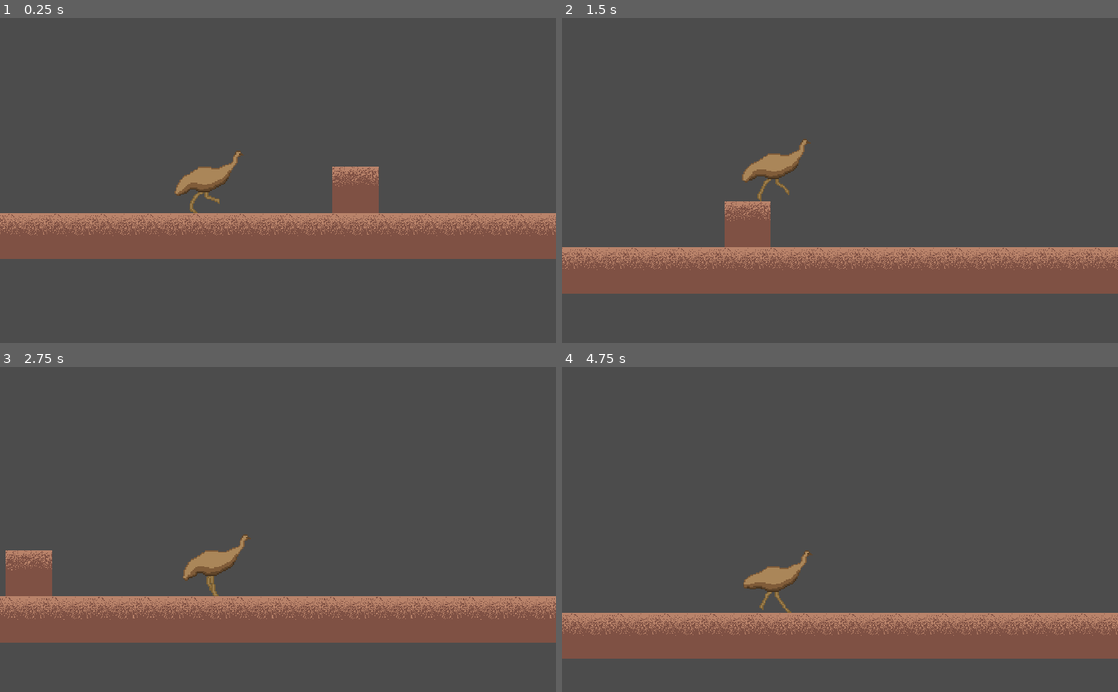
Above: before the commit, frames 1-4 (two rows, left to right).
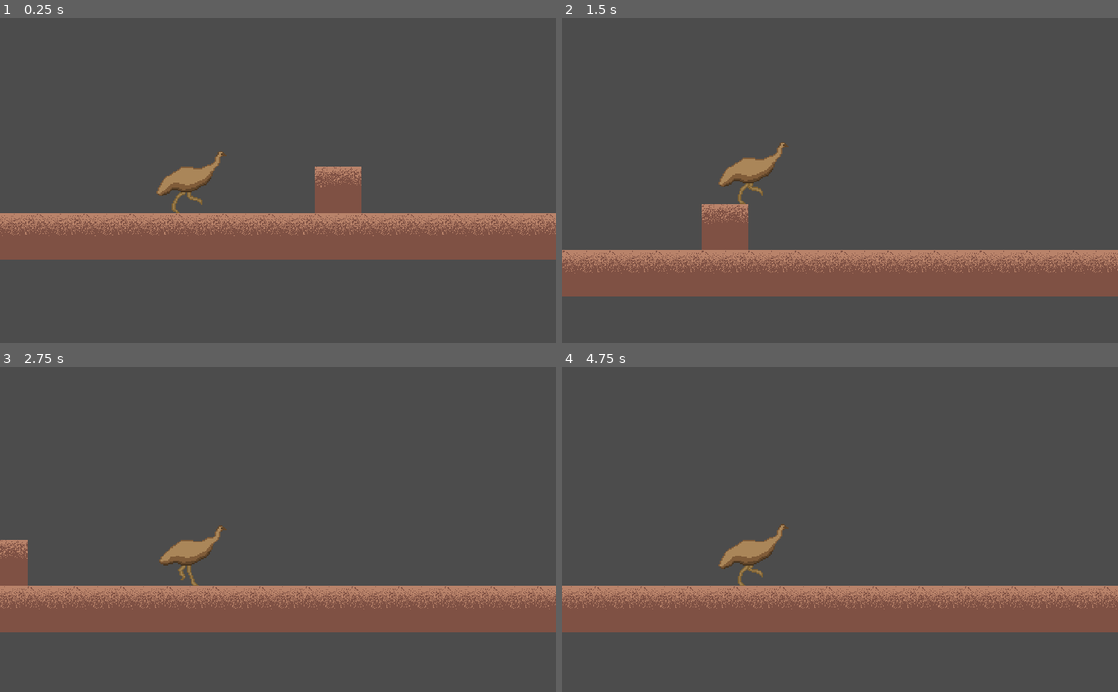
Above: after the commit, the same moments.

Repository: rpromerov/Patformer
Game: Godot game, scene res://World.tscn
Two runs of this game, one before a commit and one after it. Both use one fixed random seed, a clock stepped at 60 frames per second and the inputs below.
Inputs:
- Up to frame 1 (0.25 s): no input
- Up to frame 2 (1.5 s): hold Right (ui_right) from 0.53 s (still down); tap Up (ui_up) at 0.77 s
- Up to frame 3 (2.75 s): tap Up (ui_up) at 1.52 s; release Right (ui_right) at 2.03 s; hold Left (ui_left) from 2.03 s (still down)
- Up to frame 4 (4.75 s): release Left (ui_left) at 2.78 s; hold Right (ui_right) 2.78-4.28 s; tap Up (ui_up) at 3.02, 3.77, 4.52 s; hold Left (ui_left) from 4.28 s (still down)

The runs differ from the first frame. In frame 1, 4.3% of the frame differs, in the area x 0-100%, y 40-75%; in frame 2, 6.2%; in frame 3, 11%; in frame 4, 21%, in the area x 0-100%, y 48-90%.

Commit message:
Reutilizadas animaciones para el dash y salto

Diff:
--- a/KinematicBody2D.gd
+++ b/KinematicBody2D.gd
@@ -66,9 +66,17 @@
 	motion = move_and_slide(motion, UP)
 
 	#----ANIMATION----
-	if motion==Vector2(0,0):
+	if is_on_floor()==false:
+		get_node("AnimatedSprite").play("Falling")
+	elif motion==Vector2(0,0):
 		get_node("AnimatedSprite").play("Idle")
+	elif motion.x>190 and Input.is_action_pressed("ui_down"):
+		get_node("AnimatedSprite").play("Dashing_C")
 	elif motion!=Vector2(0,0) and Input.is_action_pressed("ui_down"):
 		get_node("AnimatedSprite").play("Crouched")
+	elif motion.x>190:
+		get_node("AnimatedSprite").play("Dashing")
 	elif motion!=Vector2(0,0):
 		get_node("AnimatedSprite").play("Running")
+
+	print (motion.x)
--- a/World.tscn
+++ b/World.tscn
@@ -7,27 +7,27 @@
 [ext_resource path="res://Player/Idle/Emu64_Idle4.png" type="Texture" id=5]
 [ext_resource path="res://Player/Idle/Emu64_Idle5.png" type="Texture" id=6]
 [ext_resource path="res://Player/Idle/Emu64_Idle6.png" type="Texture" id=7]
-[ext_resource path="res://Player/Running/Emu64_movement1.png" type="Texture" id=8]
-[ext_resource path="res://Player/Running/Emu64_movement2.png" type="Texture" id=9]
-[ext_resource path="res://Player/Running/Emu64_movement3.png" type="Texture" id=10]
-[ext_resource path="res://Player/Running/Emu64_movement4.png" type="Texture" id=11]
-[ext_resource path="res://Player/Running/Emu64_movement5.png" type="Texture" id=12]
-[ext_resource path="res://Player/Running/Emu64_movement6.png" type="Texture" id=13]
-[ext_resource path="res://Player/Running/Emu64_movement7.png" type="Texture" id=14]
-[ext_resource path="res://Player/Running/Emu64_movement8.png" type="Texture" id=15]
-[ext_resource path="res://Player/Crouched/Emu64_movement_crouched1.png" type="Texture" id=16]
-[ext_resource path="res://Player/Crouched/Emu64_movement_crouched2.png" type="Texture" id=17]
-[ext_resource path="res://Player/Crouched/Emu64_movement_crouched3.png" type="Texture" id=18]
-[ext_resource path="res://Player/Crouched/Emu64_movement_crouched4.png" type="Texture" id=19]
-[ext_resource path="res://Player/Crouched/Emu64_movement_crouched5.png" type="Texture" id=20]
-[ext_resource path="res://Player/Crouched/Emu64_movement_crouched6.png" type="Texture" id=21]
-[ext_resource path="res://Player/Crouched/Emu64_movement_crouched7.png" type="Texture" id=22]
-[ext_resource path="res://Player/Crouched/Emu64_movement_crouched8.png" type="Texture" id=23]
+[ext_resource path="res://Player/Crouched/Emu64_movement_crouched1.png" type="Texture" id=8]
+[ext_resource path="res://Player/Crouched/Emu64_movement_crouched2.png" type="Texture" id=9]
+[ext_resource path="res://Player/Crouched/Emu64_movement_crouched3.png" type="Texture" id=10]
+[ext_resource path="res://Player/Crouched/Emu64_movement_crouched4.png" type="Texture" id=11]
+[ext_resource path="res://Player/Crouched/Emu64_movement_crouched5.png" type="Texture" id=12]
+[ext_resource path="res://Player/Crouched/Emu64_movement_crouched6.png" type="Texture" id=13]
+[ext_resource path="res://Player/Crouched/Emu64_movement_crouched7.png" type="Texture" id=14]
+[ext_resource path="res://Player/Crouched/Emu64_movement_crouched8.png" type="Texture" id=15]
+[ext_resource path="res://Player/Running/Emu64_movement1.png" type="Texture" id=16]
+[ext_resource path="res://Player/Running/Emu64_movement2.png" type="Texture" id=17]
+[ext_resource path="res://Player/Running/Emu64_movement3.png" type="Texture" id=18]
+[ext_resource path="res://Player/Running/Emu64_movement4.png" type="Texture" id=19]
+[ext_resource path="res://Player/Running/Emu64_movement5.png" type="Texture" id=20]
+[ext_resource path="res://Player/Running/Emu64_movement6.png" type="Texture" id=21]
+[ext_resource path="res://Player/Running/Emu64_movement7.png" type="Texture" id=22]
+[ext_resource path="res://Player/Running/Emu64_movement8.png" type="Texture" id=23]
 [ext_resource path="res://tiles.tres" type="TileSet" id=24]
 [ext_resource path="res://spike.tscn" type="PackedScene" id=25]
 [ext_resource path="res://bouncy.tscn" type="PackedScene" id=26]
 
-[sub_resource type="SpriteFrames" id=2]
+[sub_resource type="SpriteFrames" id=1]
 
 animations = [ {
 "frames": [ ExtResource( 2 ), ExtResource( 3 ), ExtResource( 4 ), ExtResource( 5 ), ExtResource( 6 ), ExtResource( 7 ) ],
@@ -37,17 +37,37 @@
 }, {
 "frames": [ ExtResource( 8 ), ExtResource( 9 ), ExtResource( 10 ), ExtResource( 11 ), ExtResource( 12 ), ExtResource( 13 ), ExtResource( 14 ), ExtResource( 15 ) ],
 "loop": true,
-"name": "Running",
-"speed": 15.0
-}, {
-"frames": [ ExtResource( 16 ), ExtResource( 17 ), ExtResource( 18 ), ExtResource( 19 ), ExtResource( 20 ), ExtResource( 21 ), ExtResource( 22 ), ExtResource( 23 ) ],
-"loop": true,
 "name": "Crouched",
 "speed": 15.0
+}, {
+"frames": [ ExtResource( 16 ), ExtResource( 17 ), ExtResource( 18 ), ExtResource( 19 ), ExtResource( 20 ), ExtResource( 21 ), ExtResource( 22 ), ExtResource( 23 ) ],
+"loop": true,
+"name": "Running",
+"speed": 16.0
+}, {
+"frames": [ ExtResource( 19 ) ],
+"loop": true,
+"name": "Falling",
+"speed": 5.0
+}, {
+"frames": [  ],
+"loop": true,
+"name": "Jumping",
+"speed": 5.0
+}, {
+"frames": [ ExtResource( 16 ), ExtResource( 17 ), ExtResource( 18 ), ExtResource( 19 ), ExtResource( 20 ), ExtResource( 21 ), ExtResource( 22 ), ExtResource( 23 ) ],
+"loop": true,
+"name": "Dashing",
+"speed": 32.0
+}, {
+"frames": [ ExtResource( 8 ), ExtResource( 9 ), ExtResource( 10 ), ExtResource( 11 ), ExtResource( 12 ), ExtResource( 13 ), ExtResource( 14 ), ExtResource( 15 ) ],
+"loop": true,
+"name": "Dashing_C",
+"speed": 32.0
 } ]
 _sections_unfolded = [ "Resource" ]
 
-[sub_resource type="RectangleShape2D" id=1]
+[sub_resource type="RectangleShape2D" id=2]
 
 custom_solver_bias = 0.0
 extents = Vector2( 16, 21.4938 )
@@ -69,9 +89,9 @@
 
 position = Vector2( 5.11768, -1.89645 )
 scale = Vector2( 1.16667, 1.13064 )
-frames = SubResource( 2 )
+frames = SubResource( 1 )
 animation = "Running"
-frame = 6
+frame = 4
 playing = true
 offset = Vector2( 0, -8.6 )
 
@@ -86,10 +106,10 @@
 limit_top = -10000000
 limit_right = 10000000
 limit_bottom = 10000000
-limit_smoothed = false
+limit_smoothed = true
 drag_margin_h_enabled = false
 drag_margin_v_enabled = true
-smoothing_enabled = true
+smoothing_enabled = false
 smoothing_speed = 5.0
 offset_v = 0.0
 offset_h = 0.0
--- a/project.godot
+++ b/project.godot
@@ -16,7 +16,7 @@
 
 [debug]
 
-settings/fps/force_fps=120
+settings/fps/force_fps=60
 settings/stdout/print_fps=true
 
 [display]
Not shown: 1 places in World.tscn that only renumber resources
